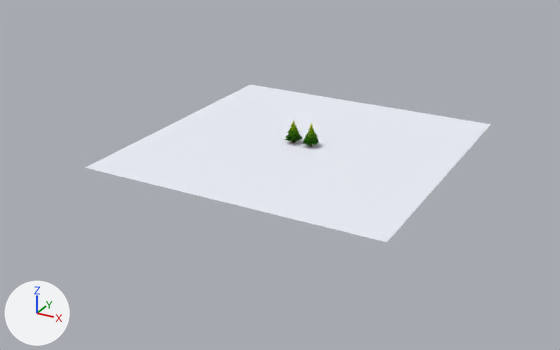
Before and after pictures for a commit that changed the Blender file art/pine_tree.blend.
Both versions are drawn from a camera (50 mm lens) standing at (88.0, -172.2, 75.8) and looking at (-3.0, -6.7, -7.0). The lights are fixed; the arrows at lower left show +X, +Y and +Z. The first picture is the older version.

In view in the first picture: 'StudioFloor', 'pine_tree', 'pine_tree_lod'.
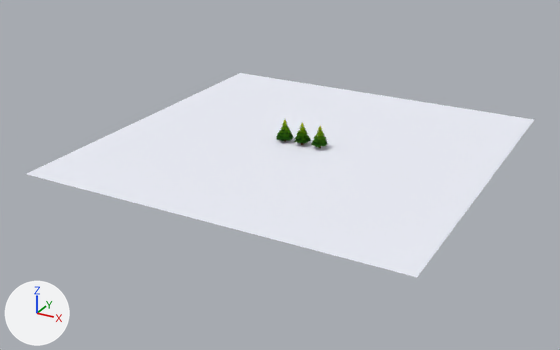
Changed parts and their boxes (x1, y1, x2, y2) in the pictures (560 x 350 px):
'StudioFloor', reshaped (25% wider, 30% taller): before (85, 85, 491, 242); after (27, 73, 534, 277)
'pine_tree', moved: before (285, 120, 302, 143); after (276, 120, 294, 142)
'pine_tree_lod', moved: before (302, 123, 319, 147); after (311, 126, 328, 148)
'pine_tree_mid', added: after (294, 122, 311, 145)

The change, as a diff of the scene's bpy script:
```diff
--- a/art/pine_tree.blend.py
+++ b/art/pine_tree.blend.py
@@ me_plane @@
 # used by ob_studiofloor; location = (0.0, 0.0, 0.0)
-me_plane.from_pydata(...)  # 4 vertices, 1 face; spans x -40.0..40.0, y -40.0..40.0, z 0.0
-me_plane.vertices[0].co = (-40.0, -40.0, 0.0)  # pixel (84, 167)
-me_plane.vertices[1].co = (40.0, -40.0, 0.0)  # pixel (386, 242)
-me_plane.vertices[2].co = (-40.0, 40.0, 0.0)  # pixel (250, 84)
-me_plane.vertices[3].co = (40.0, 40.0, 0.0)  # pixel (491, 124)
+me_plane.from_pydata(...)  # 4 vertices, 1 face; spans x -50.0..50.0, y -50.0..50.0, z 0.0
+# me_plane part 1
+me_plane.vertices[0].co = (-50.0, -50.0, 0.0)  # pixel (25, 174)
+me_plane.vertices[1].co = (50.0, -50.0, 0.0)  # pixel (417, 277)
+me_plane.vertices[2].co = (-50.0, 50.0, 0.0)  # pixel (240, 72)
+me_plane.vertices[3].co = (50.0, 50.0, 0.0)  # pixel (534, 119)
 me_plane.materials.append(mat_studiofloormat)
@@ me_pine_tree_mid @@
+me_pine_tree_mid.from_pydata(...)  # 540 vertices, 687 faces; spans x -2.3..2.29, y -2.38..2.45, z -0.3..6.5
+me_pine_tree_mid.materials.append(mat_pinevertexcolor)
@@ ob_pine_tree @@
 ob_pine_tree = bpy.data.objects.new('pine_tree', me_pine_tree)
-ob_pine_tree.location = (-2.6, 0.0, 0.0)
+ob_pine_tree.location = (-5.2, 0.0, 0.0)
@@ ob_pine_tree_lod @@
 ob_pine_tree_lod = bpy.data.objects.new('pine_tree_lod', me_pine_tree_lod)
-ob_pine_tree_lod.location = (2.6, 0.0, 0.0)
+ob_pine_tree_lod.location = (5.2, 0.0, 0.0)
@@ ob_pine_tree_mid @@
+ob_pine_tree_mid = bpy.data.objects.new('pine_tree_mid', me_pine_tree_mid)
+ob_pine_tree_mid.location = (0.0, 0.0, 0.0)
```
